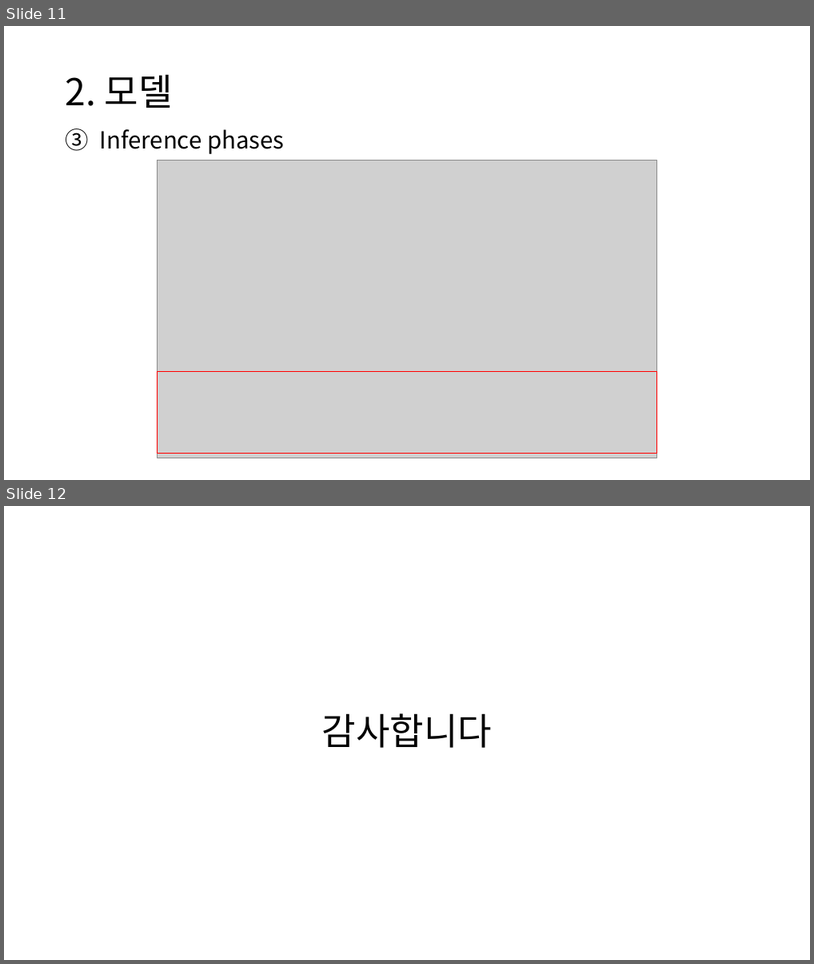
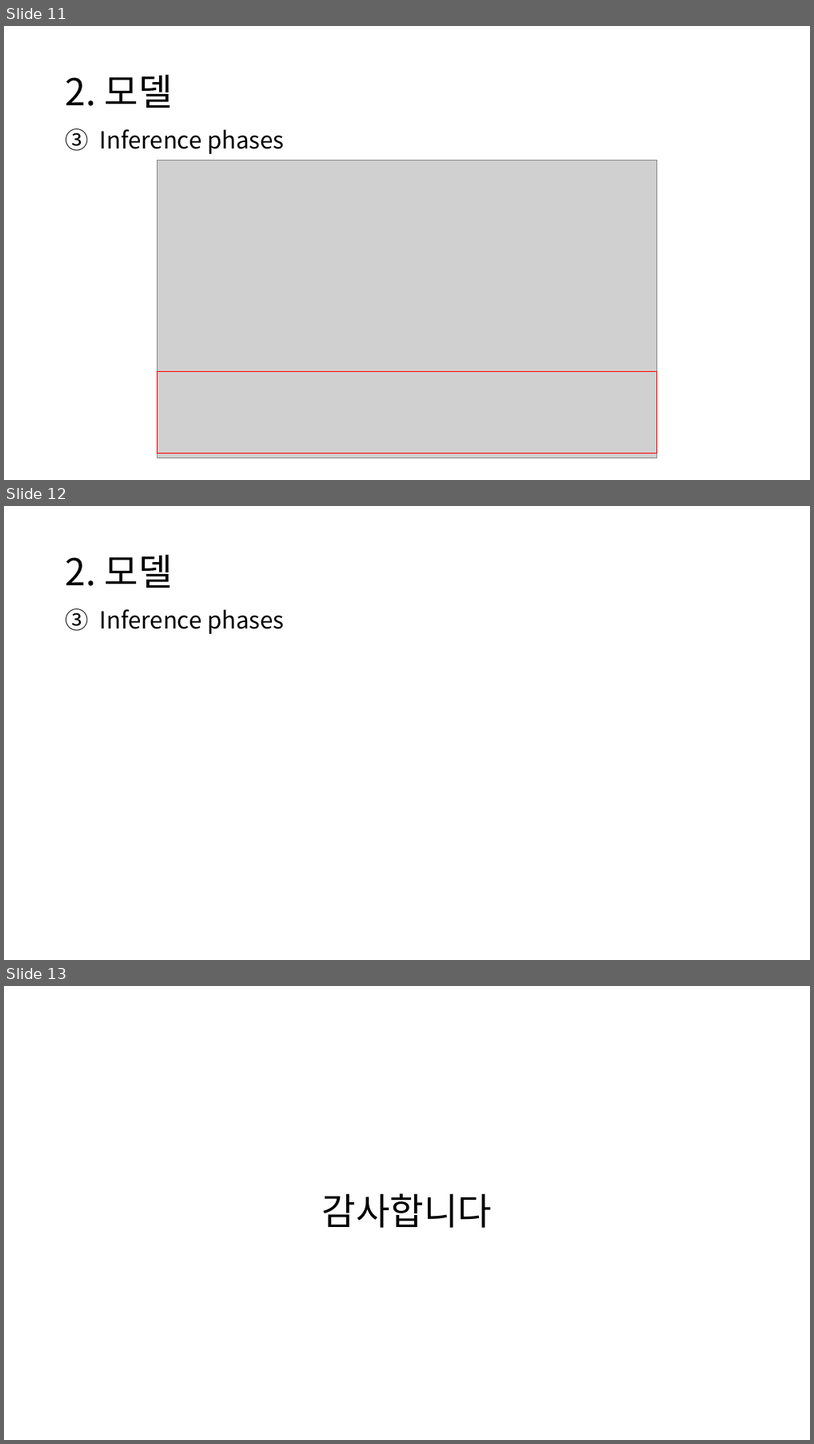
Before and after one commit to chroion/paper-review, a slide deck: ReConPatch, Contrastive Patch Representation Learning for Industrial/ReConPatch, Contrastive Patch Representation Learning for Industrial.pptx. Shown one above the other, each under a label of ours: slides 11 and 12 before the commit, slides 11, 12 and 13 after it. The pictures are 814x964 and 814x1444 pixels, drawn with LibreOffice and Linux fonts; fonts in the diff are those of the drawing; grey boxes stand for pictures. Boxes give left, top, right and bottom in pixels: in the first picture for what was removed or moved away, otherwise in the second. Text is boxed around its words. In the diff, an @@ line names an element or a change of style, - is before the commit and + after.

```diff
--- a/ReConPatch, Contrastive Patch Representation Learning for Industrial/ReConPatch, Contrastive Patch Representation Learning for Industrial.pptx
+++ b/ReConPatch, Contrastive Patch Representation Learning for Industrial/ReConPatch, Contrastive Patch Representation Learning for Industrial.pptx
@@ slide 12 added at <box>4,506,810,960</box>, background #FFFFFF @@
@@ title added at <box>66,555,173,588</box>, 44 pt, text #000000 @@
+2. 모델
@@ text added at <box>100,609,284,634</box>, 28 pt, text #000000 @@
+3. Inference phases
@@ what was slide 12 is now slide 13 @@
```
Also in this commit, not shown: 1 slide changed.
